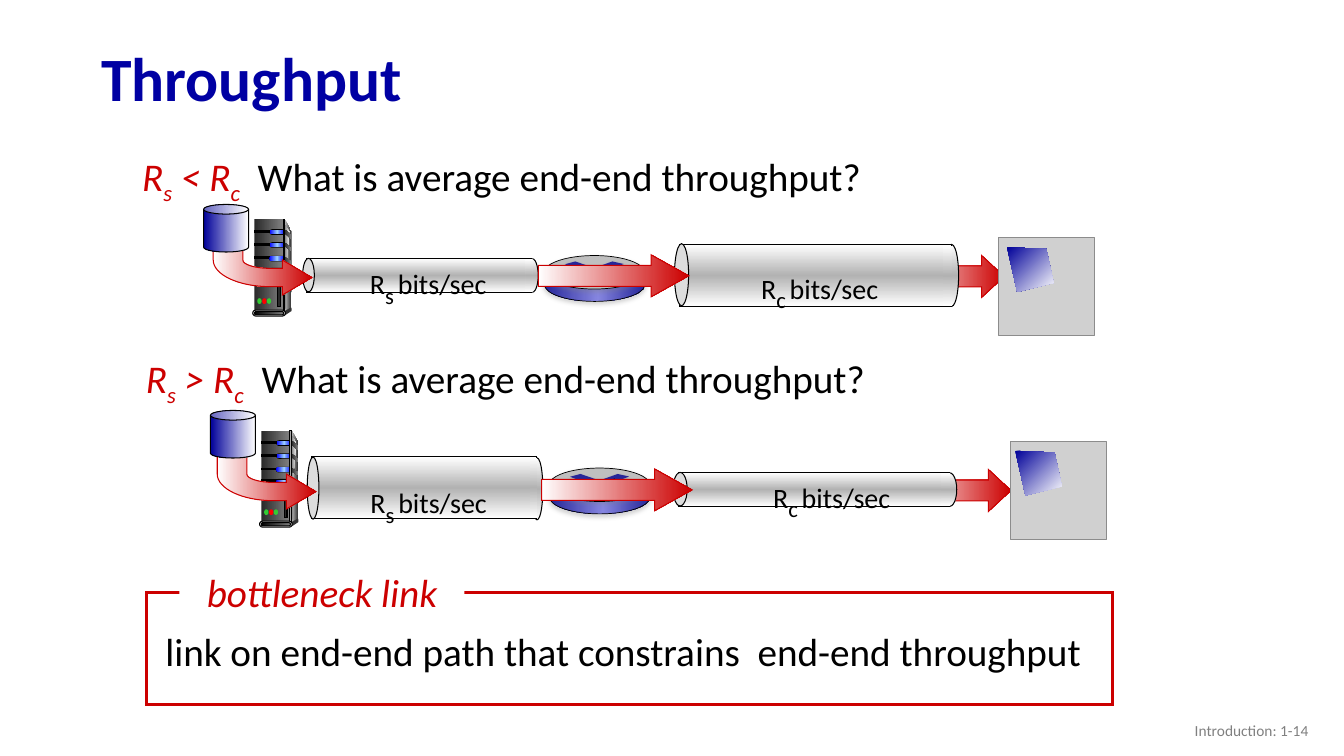
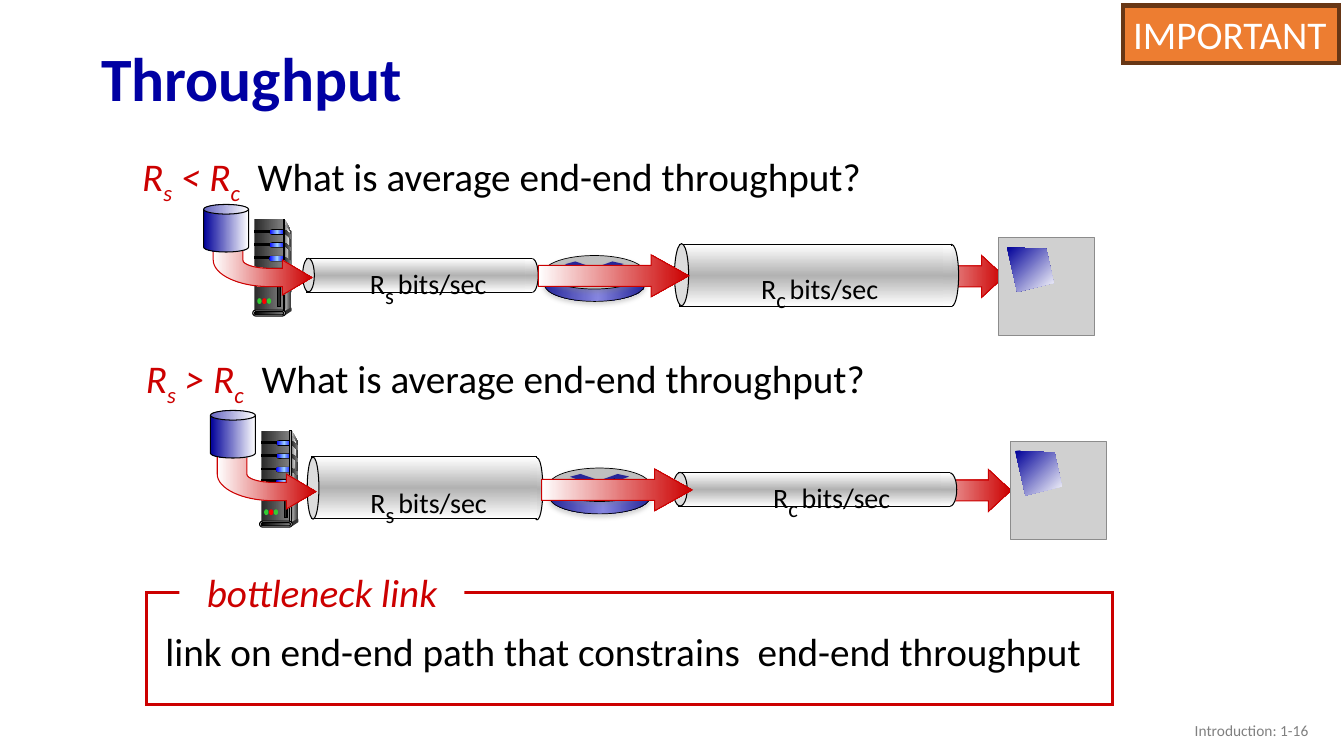
Before and after one commit to guhofstra/CSC175, a slide deck: slide 16 of PPTs/1.4 1.5 1.6 Performance Security Layers.pptx (slide 14 before the commit). Drawn at 1344x756 pixels with LibreOffice and Linux fonts; fonts in the diff are those of the drawing; grey boxes stand for pictures. Boxes give left, top, right and bottom in pixels: in the first picture for what was removed or moved away, otherwise in the second. Text is boxed around its words. In the diff, an @@ line names an element or a change of style, - is before the commit and + after.

```diff
--- a/PPTs/1.4 1.5 1.6 Performance Security Layers.pptx
+++ b/PPTs/1.4 1.5 1.6 Performance Security Layers.pptx
@@ rectangle added at [1123, 5, 1339, 63], fill #ED7D31, outline #683715 3 pt, 28 pt, text #FFFFFF @@
+IMPORTANT
@@ text added at [1303, 8, 1337, 22], 8 pt, text #000000 @@
+Begränsad delning
@@ page number at [1195, 725, 1308, 736]: text changed @@
-Introduction: 1-14
+Introduction: 1-16
```
Also in this commit, not shown: 37 other slides changed, 3 slides added, 34 other files.
